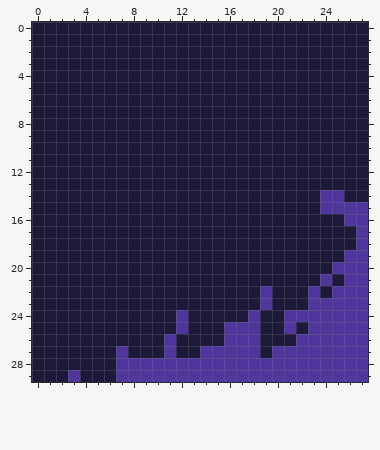
One commit to this pixel-art file: rock-study/2018-05-20-05.aseprite. This is how it looked before the edit.
120x120 pixels, 1 frame. Colours within 5 levels of each other are drawn and written as one. Shown: x 0..27, y 0..29. The commit also changed other parts of the picture, which this record leaves out.
New version:
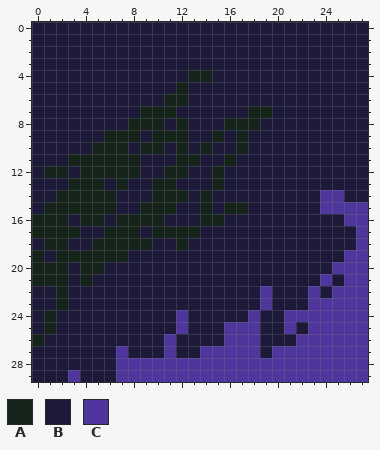
Palette (. is transparent): A #15241b  B #1c1a38  C #4f369d
The edit:
--- layer "Layer 11"
@@ x 0..27 @@
  3 BBBBBBBBBBBBBBBBBBBBBBBBBBBB
- 4 BBBBBBBBBBBBBBBBBBBBBBBBBBBB
- 5 BBBBBBBBBBBBBBBBBBBBBBBBBBBB
- 6 BBBBBBBBBBBBBBBBBBBBBBBBBBBB
- 7 BBBBBBBBBBBBBBBBBBBBBBBBBBBB
- 8 BBBBBBBBBBBBBBBBBBBBBBBBBBBB
- 9 BBBBBBBBBBBBBBBBBBBBBBBBBBBB
-10 BBBBBBBBBBBBBBBBBBBBBBBBBBBB
-11 BBBBBBBBBBBBBBBBBBBBBBBBBBBB
-12 BBBBBBBBBBBBBBBBBBBBBBBBBBBB
-13 BBBBBBBBBBBBBBBBBBBBBBBBBBBB
-14 BBBBBBBBBBBBBBBBBBBBBBBBCCBB
-15 BBBBBBBBBBBBBBBBBBBBBBBBCCCC
-16 BBBBBBBBBBBBBBBBBBBBBBBBBBCC
-17 BBBBBBBBBBBBBBBBBBBBBBBBBBBC
-18 BBBBBBBBBBBBBBBBBBBBBBBBBBBC
-19 BBBBBBBBBBBBBBBBBBBBBBBBBBCC
-20 BBBBBBBBBBBBBBBBBBBBBBBBBCCC
-21 BBBBBBBBBBBBBBBBBBBBBBBBCBCC
-22 BBBBBBBBBBBBBBBBBBBCBBBCBCCC
-23 BBBBBBBBBBBBBBBBBBBCBBBCCCCC
-24 BBBBBBBBBBBBCBBBBBCBBCCCCCCC
-25 BBBBBBBBBBBBCBBBCCCBBCBCCCCC
-26 BBBBBBBBBBBCBBBBCCCBBBCCCCCC
+ 4 BBBBBBBBBBBBBAABBBBBBBBBBBBB
+ 5 BBBBBBBBBBBBABBBBBBBBBBBBBBB
+ 6 BBBBBBBBBBBAABBBBBBBBBBBBBBB
+ 7 BBBBBBBBBAAABBBBBBAABBBBBBBB
+ 8 BBBBBBBBAAABABBBAAABBBBBBBBB
+ 9 BBBBBBAAABAAABBABABBBBBBBBBB
+10 BBBBBAAABAABABABBABBBBBBBBBB
+11 BBBAAAAAABBBAABBABBBBBBBBBBB
+12 BAABAAAAABBAABBABBBBBBBBBBBB
+13 BBBAAABABBAABBBABBBBBBBBBBBB
+14 BBAAAAABBBAAABABBBBBBBBBCCBB
+15 BAAAAAABBAAABBABAABBBBBBCCCC
+16 AAABAABAAAABBBAABBBBBBBBBBCC
+17 AAAABBAAABAAAABBBBBBBBBBBBBC
+18 BAABBAAAAABBABBBBBBBBBBBBBBC
+19 ABAAAAAABBBBBBBBBBBBBBBBBBCC
+20 AAABAABBBBBBBBBBBBBBBBBBBCCC
+21 AAABABBBBBBBBBBBBBBBBBBBCBCC
+22 BBABBBBBBBBBBBBBBBBCBBBCBCCC
+23 BBABBBBBBBBBBBBBBBBCBBBCCCCC
+24 BABBBBBBBBBBCBBBBBCBBCCCCCCC
+25 BABBBBBBBBBBCBBBCCCBBCBCCCCC
+26 ABBBBBBBBBBCBBBBCCCBBBCCCCCC
 27 BBBBBBBCBBBCBBCCCCCBCCCCCCCC
Changed places in both pictures, as pixel boxes (x1, y1, x2, y2):
changed: (32, 70, 272, 346)
